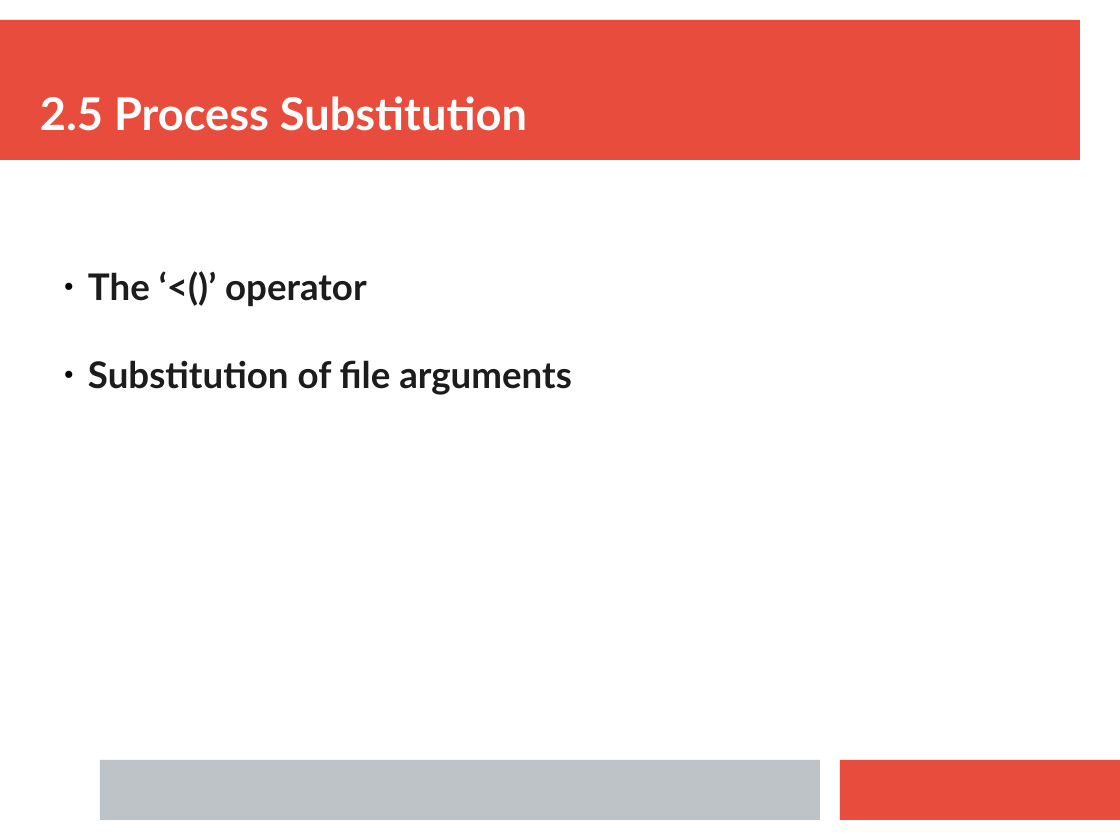
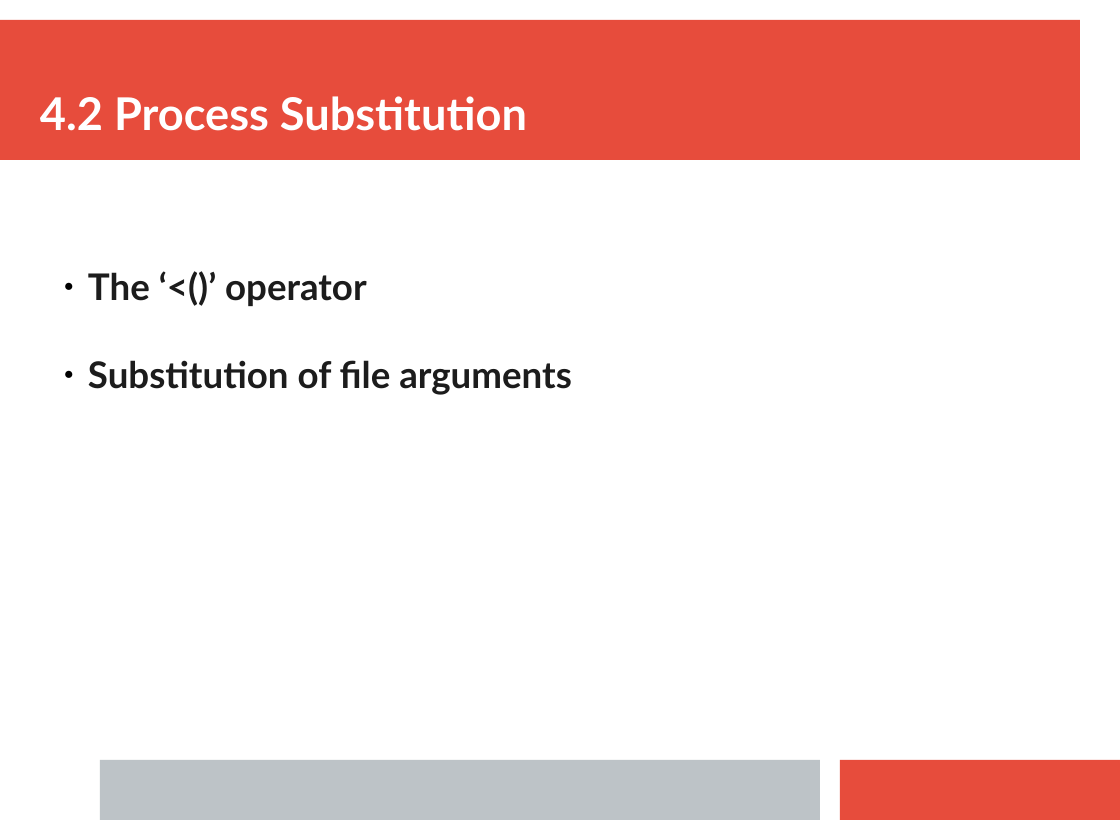
Before and after one commit to ianmiell/introduction-to-bash, a slide deck: slide 94 of slides/introduction_to_bash.pptx (slide 66 before the commit). Drawn at 1120x840 pixels with LibreOffice and Linux fonts; fonts in the diff are those of the drawing. Boxes give left, top, right and bottom in pixels: in the first picture for what was removed or moved away, otherwise in the second. Text is boxed around its words. In the diff, an @@ line names an element or a change of style, - is before the commit and + after.

```diff
--- a/slides/introduction_to_bash.pptx
+++ b/slides/introduction_to_bash.pptx
@@ text at (40, 96, 527, 131): text changed @@
-2.5 Process Substitution
+4.2 Process Substitution
```
Also in this commit, not shown: 13 other slides changed, 1 slide added, 8 slides removed, 1 other file.
